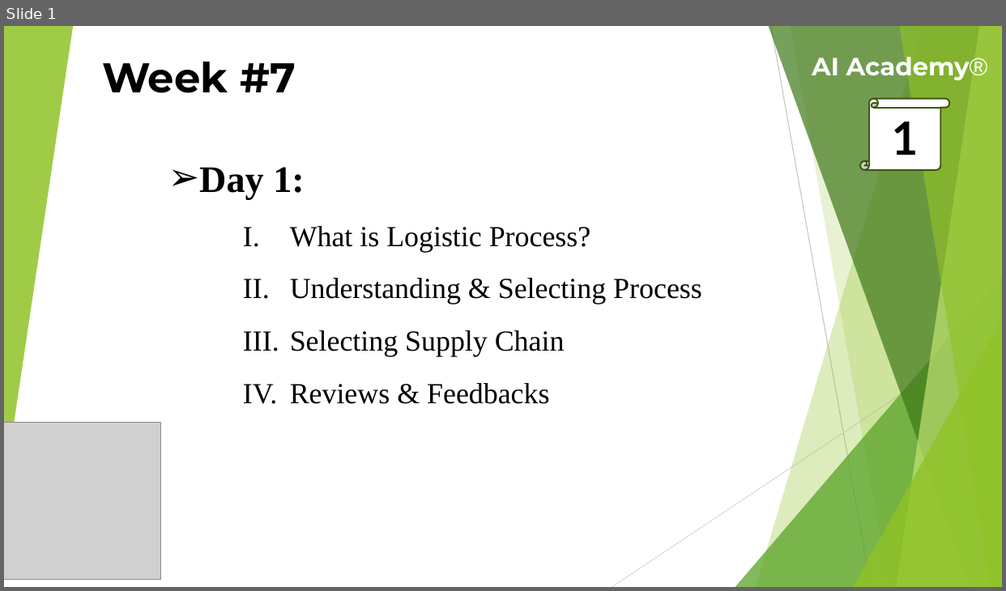
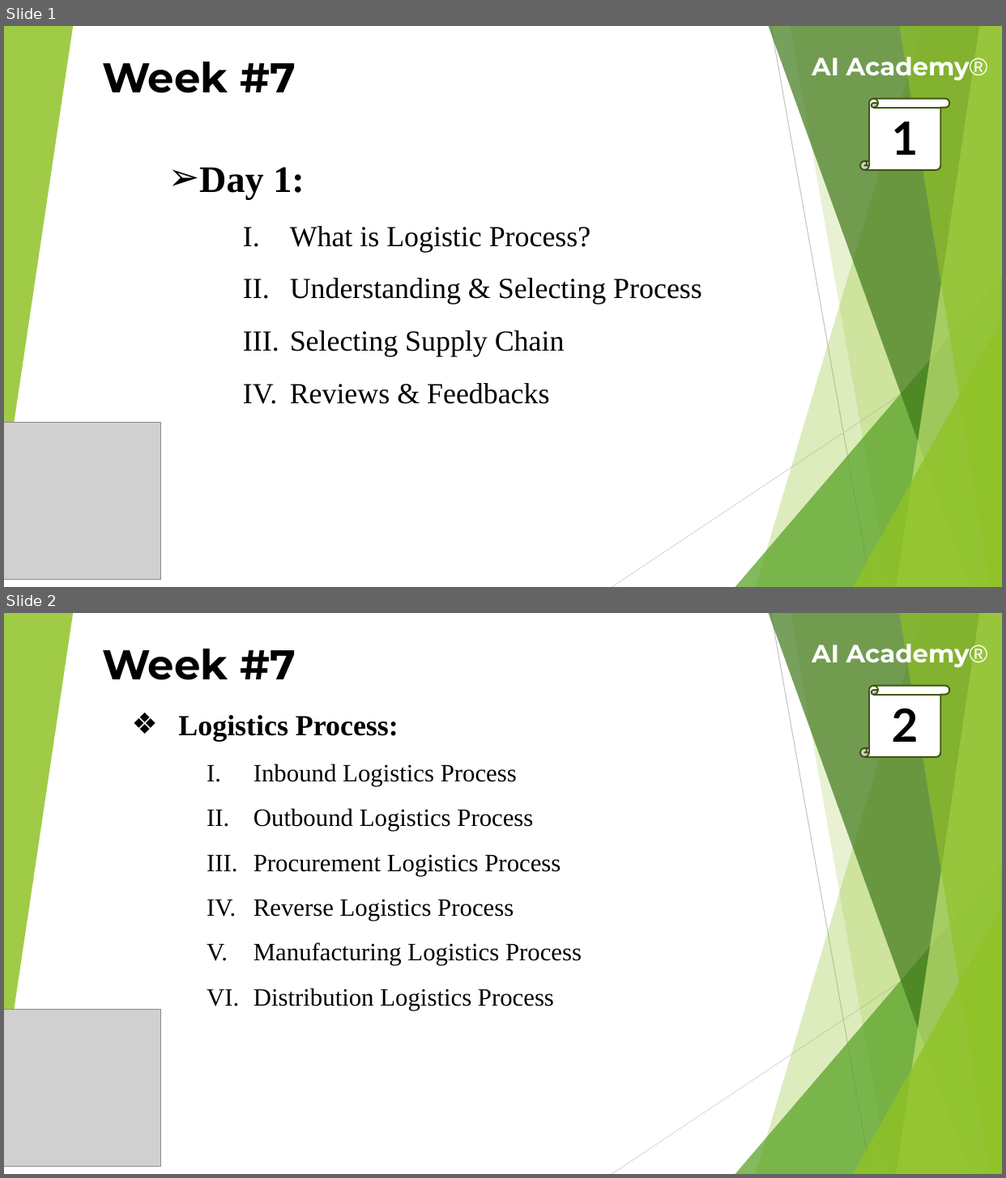
Before and after one commit to theaamirlatif/AI-Academy, a slide deck: eCommerce/Lectures/7th Week Lecture.pptx. Shown one above the other, each under a label of ours: slide 1 before the commit, slides 1 and 2 after it. The pictures are 1006x591 and 1006x1178 pixels, drawn with LibreOffice and Linux fonts; fonts in the diff are those of the drawing; grey boxes stand for pictures. Boxes give left, top, right and bottom in pixels: in the first picture for what was removed or moved away, otherwise in the second. Text is boxed around its words. In the diff, an @@ line names an element or a change of style, - is before the commit and + after.

```diff
--- a/eCommerce/Lectures/7th Week Lecture.pptx
+++ b/eCommerce/Lectures/7th Week Lecture.pptx
@@ slide 2 added at (4, 613, 1002, 1174), background #FFFFFF; not listed: 10 template elements that a slide beside it also shows @@
@@ text added at (102, 649, 296, 680), 40 pt, text #000000, bold @@
+Week #7
@@ text added at (812, 644, 988, 667), 24 pt, text #FFFFFF, bold @@
+AI Academy®
@@ vertical scroll added at (860, 686, 949, 757), fill #FFFFFF, outline #3F5511 1.5 pt, 44 pt, text #000000, bold @@
+2
@@ text added at (178, 715, 582, 1011), 24 pt, text #000000 @@
+❖ Logistics Process:
+    I. Inbound Logistics Process
+    II. Outbound Logistics Process
+    III. Procurement Logistics Process
+    IV. Reverse Logistics Process
+    V. Manufacturing Logistics Process
+    VI. Distribution Logistics Process
@@ picture added at (4, 1010, 160, 1166) @@
```
Also in this commit, not shown: 4 slides changed, 14 other slides added.
